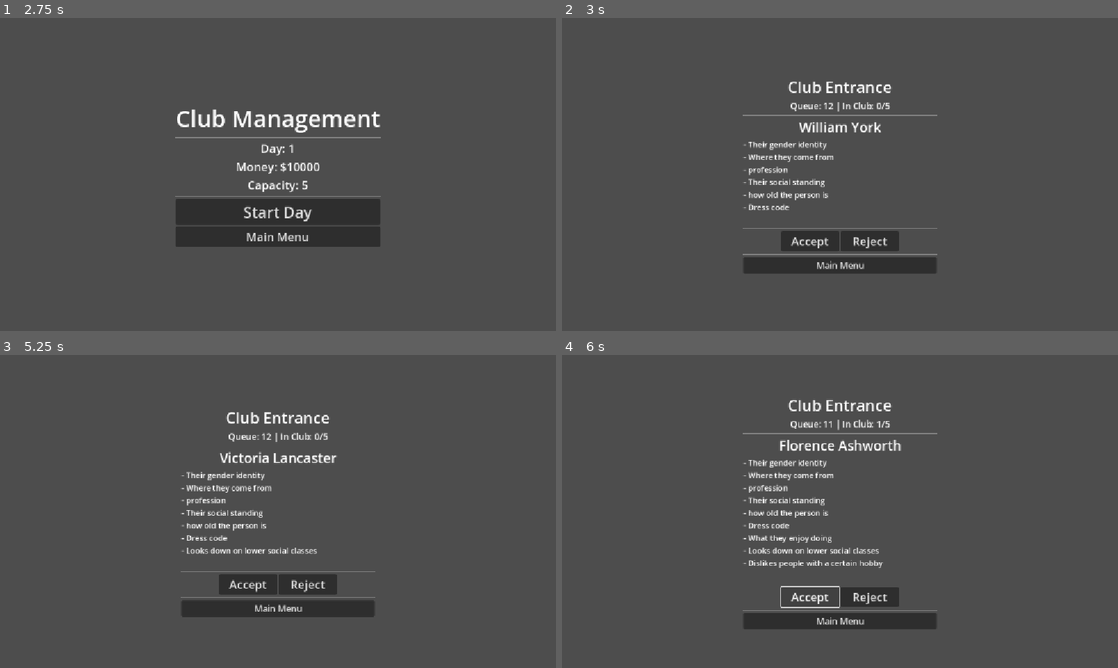
Above: before the commit, frames 1-4 (two rows, left to right).
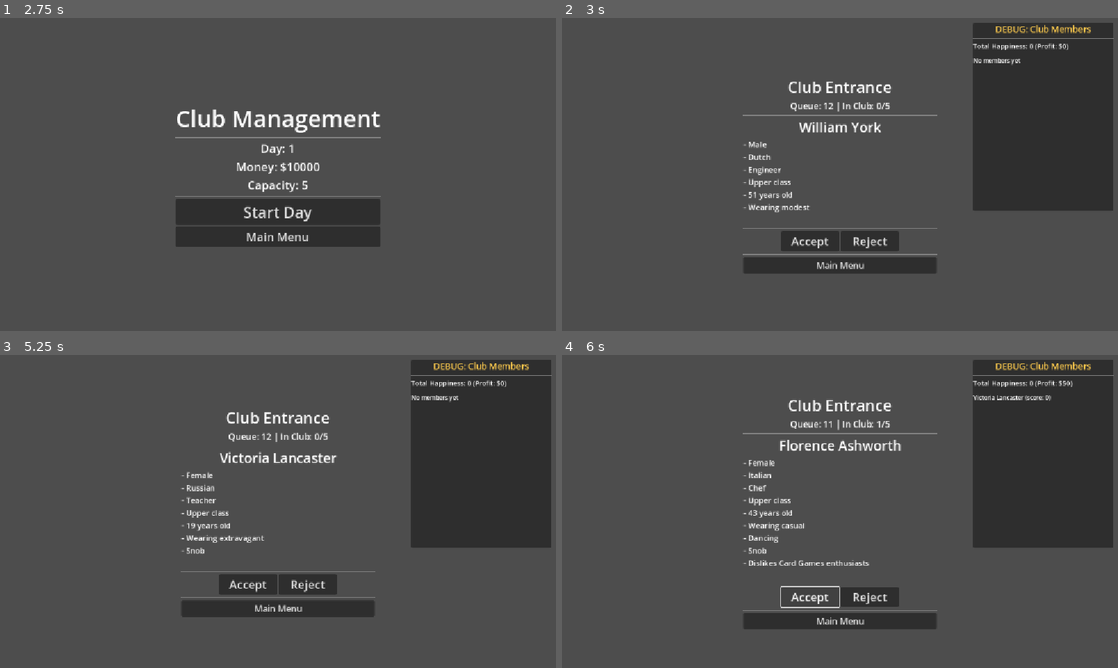
Above: after the commit, the same moments.

Repository: nunu-ai/ggj-2026-unmasked
Game: Godot game, scene res://scenes/main_menu.tscn
Same seed, same stepped clock (60 frames per second), same inputs: the game is played once before the commit and once after it.
Inputs:
- Up to frame 1 (2.75 s): click "New Game" at 0.5 s; click "Main Menu" at 1.25 s; click "New Game" at 2 s
- Up to frame 2 (3 s): click "Start Day" at 2.75 s
- Up to frame 3 (5.25 s): click "Main Menu" at 3.5 s; click "New Game" at 4.25 s; click "Start Day" at 5 s
- Up to frame 4 (6 s): click "Accept" at 5.75 s

Frame 1 is identical in both runs. In frame 2, 16% of the frame differs, in the area x 33-100%, y 1-63%; in frame 3, 16%; in frame 4, 16%, in the area x 33-100%, y 1-68%.

Commit message:
end screen and debug info

Diff:
--- /dev/null
+++ b/scenes/game_over.tscn
@@ -0,0 +1,64 @@
+[gd_scene load_steps=2 format=3 uid="uid://game_over_scene"]
+
+[ext_resource type="Script" path="res://scripts/game_over.gd" id="1_game_over"]
+
+[node name="GameOverScene" type="Control"]
+layout_mode = 3
+anchors_preset = 15
+anchor_right = 1.0
+anchor_bottom = 1.0
+grow_horizontal = 2
+grow_vertical = 2
+script = ExtResource("1_game_over")
+
+[node name="VBoxContainer" type="VBoxContainer" parent="."]
+layout_mode = 1
+anchors_preset = 8
+anchor_left = 0.5
+anchor_top = 0.5
+anchor_right = 0.5
+anchor_bottom = 0.5
+offset_left = -200.0
+offset_top = -150.0
+offset_right = 200.0
+offset_bottom = 150.0
+grow_horizontal = 2
+grow_vertical = 2
+
+[node name="TitleLabel" type="Label" parent="VBoxContainer"]
+layout_mode = 2
+theme_override_font_sizes/font_size = 48
+theme_override_colors/font_color = Color(0.8, 0.2, 0.2, 1)
+text = "GAME OVER"
+horizontal_alignment = 1
+
+[node name="SubtitleLabel" type="Label" parent="VBoxContainer"]
+layout_mode = 2
+theme_override_font_sizes/font_size = 24
+text = "Your club went bankrupt!"
+horizontal_alignment = 1
+
+[node name="HSeparator" type="HSeparator" parent="VBoxContainer"]
+layout_mode = 2
+
+[node name="DaysSurvivedLabel" type="Label" parent="VBoxContainer"]
+layout_mode = 2
+theme_override_font_sizes/font_size = 32
+text = "You survived 0 days"
+horizontal_alignment = 1
+
+[node name="FinalMoneyLabel" type="Label" parent="VBoxContainer"]
+layout_mode = 2
+theme_override_font_sizes/font_size = 24
+text = "Final Balance: $0"
+horizontal_alignment = 1
+
+[node name="HSeparator2" type="HSeparator" parent="VBoxContainer"]
+layout_mode = 2
+
+[node name="MainMenuButton" type="Button" parent="VBoxContainer"]
+layout_mode = 2
+theme_override_font_sizes/font_size = 32
+text = "Return to Main Menu"
+
+[connection signal="pressed" from="VBoxContainer/MainMenuButton" to="." method="_on_main_menu_button_pressed"]
--- a/scenes/queue_scene.tscn
+++ b/scenes/queue_scene.tscn
@@ -80,6 +80,44 @@
 theme_override_font_sizes/font_size = 18
 text = "Main Menu"
 
+[node name="DebugPanel" type="PanelContainer" parent="."]
+layout_mode = 1
+anchors_preset = 1
+anchor_left = 1.0
+anchor_right = 1.0
+offset_left = -300.0
+offset_top = 10.0
+offset_right = -10.0
+offset_bottom = 400.0
+grow_horizontal = 0
+
+[node name="VBoxContainer" type="VBoxContainer" parent="DebugPanel"]
+layout_mode = 2
+
+[node name="DebugTitleLabel" type="Label" parent="DebugPanel/VBoxContainer"]
+layout_mode = 2
+theme_override_font_sizes/font_size = 18
+theme_override_colors/font_color = Color(1, 0.8, 0.3, 1)
+text = "DEBUG: Club Members"
+horizontal_alignment = 1
+
+[node name="HSeparator" type="HSeparator" parent="DebugPanel/VBoxContainer"]
+layout_mode = 2
+
+[node name="TotalHappinessLabel" type="Label" parent="DebugPanel/VBoxContainer"]
+layout_mode = 2
+theme_override_font_sizes/font_size = 14
+text = "Total Happiness: 0"
+
+[node name="HSeparator2" type="HSeparator" parent="DebugPanel/VBoxContainer"]
+layout_mode = 2
+
+[node name="ClubMembersLabel" type="Label" parent="DebugPanel/VBoxContainer"]
+layout_mode = 2
+theme_override_font_sizes/font_size = 12
+text = "No members yet"
+autowrap_mode = 2
+
 [connection signal="pressed" from="VBoxContainer/HBoxContainer/AcceptButton" to="." method="_on_accept_button_pressed"]
 [connection signal="pressed" from="VBoxContainer/HBoxContainer/RejectButton" to="." method="_on_reject_button_pressed"]
 [connection signal="pressed" from="VBoxContainer/MainMenuButton" to="." method="_on_main_menu_button_pressed"]
--- a/scripts/engine/trait.gd
+++ b/scripts/engine/trait.gd
@@ -2,6 +2,12 @@
 
 func name():
 	return "Base Trait"
+
+
+## Returns the display value of this trait (e.g., "Male" instead of "Gender")
+## Override in subclasses that have specific values
+func display_value():
+	return name()
 
 
 func tags():
--- a/scripts/engine/traits/age.gd
+++ b/scripts/engine/traits/age.gd
@@ -12,6 +12,10 @@
 	return "Age"
 
 
+func display_value():
+	return "%d years old" % self.age
+
+
 func description():
 	return "how old the person is"
 
--- a/scripts/engine/traits/dislike_hobby.gd
+++ b/scripts/engine/traits/dislike_hobby.gd
@@ -10,6 +10,10 @@
 
 func name():
 	return "Dislike Hobby"
+
+
+func display_value():
+	return "Dislikes %s enthusiasts" % self.dislike_hobby
 
 
 func description():
--- a/scripts/engine/traits/dislike_profession.gd
+++ b/scripts/engine/traits/dislike_profession.gd
@@ -10,6 +10,10 @@
 
 func name():
 	return "Dislike Profession"
+
+
+func display_value():
+	return "Dislikes %ss" % self.dislike_profession
 
 
 func description():
--- a/scripts/engine/traits/dresscode.gd
+++ b/scripts/engine/traits/dresscode.gd
@@ -10,6 +10,10 @@
 
 func name():
 	return "Dress Code"
+
+
+func display_value():
+	return "Wearing %s" % self.theme
 
 
 func description():
--- a/scripts/engine/traits/gender.gd
+++ b/scripts/engine/traits/gender.gd
@@ -12,6 +12,10 @@
 	return "Gender"
 
 
+func display_value():
+	return self.identity.capitalize()
+
+
 func description():
 	return "Their gender identity"
 
--- a/scripts/engine/traits/hobby.gd
+++ b/scripts/engine/traits/hobby.gd
@@ -12,6 +12,10 @@
 	return "Hobby"
 
 
+func display_value():
+	return self.kind
+
+
 func description():
 	return "What they enjoy doing"
 
--- a/scripts/engine/traits/like_hobby.gd
+++ b/scripts/engine/traits/like_hobby.gd
@@ -10,6 +10,10 @@
 
 func name():
 	return "Like Hobby"
+
+
+func display_value():
+	return "Likes %s enthusiasts" % self.like_hobby
 
 
 func description():
--- a/scripts/engine/traits/like_profession.gd
+++ b/scripts/engine/traits/like_profession.gd
@@ -10,6 +10,10 @@
 
 func name():
 	return "Like Profession"
+
+
+func display_value():
+	return "Likes %ss" % self.like_profession
 
 
 func description():
--- a/scripts/engine/traits/nationality.gd
+++ b/scripts/engine/traits/nationality.gd
@@ -12,6 +12,10 @@
 	return "Nationality"
 
 
+func display_value():
+	return self.country
+
+
 func description():
 	return "Where they come from"
 
--- a/scripts/engine/traits/profession.gd
+++ b/scripts/engine/traits/profession.gd
@@ -12,6 +12,10 @@
 	return "Profession"
 
 
+func display_value():
+	return self.kind
+
+
 func description():
 	return "profession"
 
--- a/scripts/engine/traits/rival.gd
+++ b/scripts/engine/traits/rival.gd
@@ -13,6 +13,10 @@
 
 func name():
 	return "Rival"
+
+
+func display_value():
+	return "Rival of %ss" % self.rival_profession
 
 
 func description():
--- a/scripts/engine/traits/social_class.gd
+++ b/scripts/engine/traits/social_class.gd
@@ -12,6 +12,10 @@
 	return "Social Class"
 
 
+func display_value():
+	return "%s class" % self.tier.capitalize()
+
+
 func description():
 	return "Their social standing"
 
--- /dev/null
+++ b/scripts/game_over.gd
@@ -0,0 +1,11 @@
+extends Control
+
+
+func _ready() -> void:
+	var days_survived = SaveState.club.day
+	$VBoxContainer/DaysSurvivedLabel.text = "You survived %d day%s" % [days_survived, "s" if days_survived != 1 else ""]
+	$VBoxContainer/FinalMoneyLabel.text = "Final Balance: $%d" % SaveState.club.money
+
+
+func _on_main_menu_button_pressed() -> void:
+	SaveState.switch_to_state(SaveStateClass.State.Menu)
--- a/scripts/queue_scene.gd
+++ b/scripts/queue_scene.gd
@@ -21,7 +21,7 @@
 	var traits_text = ""
 	for t in person.traits:
 		if not t.hidden():
-			traits_text += "- %s\n" % t.description()
+			traits_text += "- %s\n" % t.display_value()
 	$VBoxContainer/TraitsLabel.text = traits_text
 
 
@@ -33,6 +33,31 @@
 	]
 	# Disable accept if club is full
 	$VBoxContainer/HBoxContainer/AcceptButton.disabled = day.is_club_full(club.capacity)
+
+	# Update debug view
+	update_debug_view()
+
+
+func update_debug_view() -> void:
+	var day = SaveState.day
+
+	# Calculate total happiness/score
+	var total_happiness = day.profit() - day.in_club.size() * 50  # Remove base profit to show just happiness
+	$DebugPanel/VBoxContainer/TotalHappinessLabel.text = "Total Happiness: %d (Profit: $%.0f)" % [total_happiness / 10, day.profit()]
+
+	# Build club members list with individual happiness
+	if day.in_club.is_empty():
+		$DebugPanel/VBoxContainer/ClubMembersLabel.text = "No members yet"
+	else:
+		var members_text = ""
+		for person in day.in_club:
+			# Calculate individual happiness contribution
+			var trait_set = TraitSet.new(person.traits)
+			var individual_score = 0
+			for t in person.traits:
+				individual_score += t.calc_score(trait_set)
+			members_text += "%s (score: %d)\n" % [person.name, individual_score]
+		$DebugPanel/VBoxContainer/ClubMembersLabel.text = members_text.strip_edges()
 
 
 func _on_accept_button_pressed() -> void:
--- a/scripts/save_state.gd
+++ b/scripts/save_state.gd
@@ -7,11 +7,13 @@
 	Menu,
 	Queue,
 	Manage,
+	GameOver,
 }
 
 const menu_scene: PackedScene = preload("res://scenes/main_menu.tscn")
 const queue_scene: PackedScene = preload("res://scenes/queue_scene.tscn")
 const manage_scene: PackedScene = preload("res://scenes/manage_scene.tscn")
+const game_over_scene: PackedScene = preload("res://scenes/game_over.tscn")
 
 # Management vars
 var state: State = State.Menu
@@ -33,6 +35,8 @@
 		load_scene(queue_scene)
 	elif state == State.Manage:
 		load_scene(manage_scene)
+	elif state == State.GameOver:
+		load_scene(game_over_scene)
 
 
 func new_game():
@@ -49,9 +53,14 @@
 func end_day():
 	self.club.money += self.day.profit()
 	self.club.money -= self.club.rent()
-	switch_to_state(State.Manage)
 
-	self.save()
+	# Check for game over (bankruptcy)
+	if self.club.money < 0:
+		delete_save()  # Game is over, remove save file
+		switch_to_state(State.GameOver)
+	else:
+		switch_to_state(State.Manage)
+		self.save()
 
 ## Loads the game state from a file.
 ## Returns true if successful, false otherwise.
@@ -110,3 +119,9 @@
 ## Returns true if a save file exists.
 func has_save() -> bool:
 	return FileAccess.file_exists(SAVE_FILE_PATH)
+
+
+## Deletes the save file (used when game is over).
+func delete_save() -> void:
+	if FileAccess.file_exists(SAVE_FILE_PATH):
+		DirAccess.remove_absolute(SAVE_FILE_PATH)
Not shown, added: scripts/game_over.gd.uid
